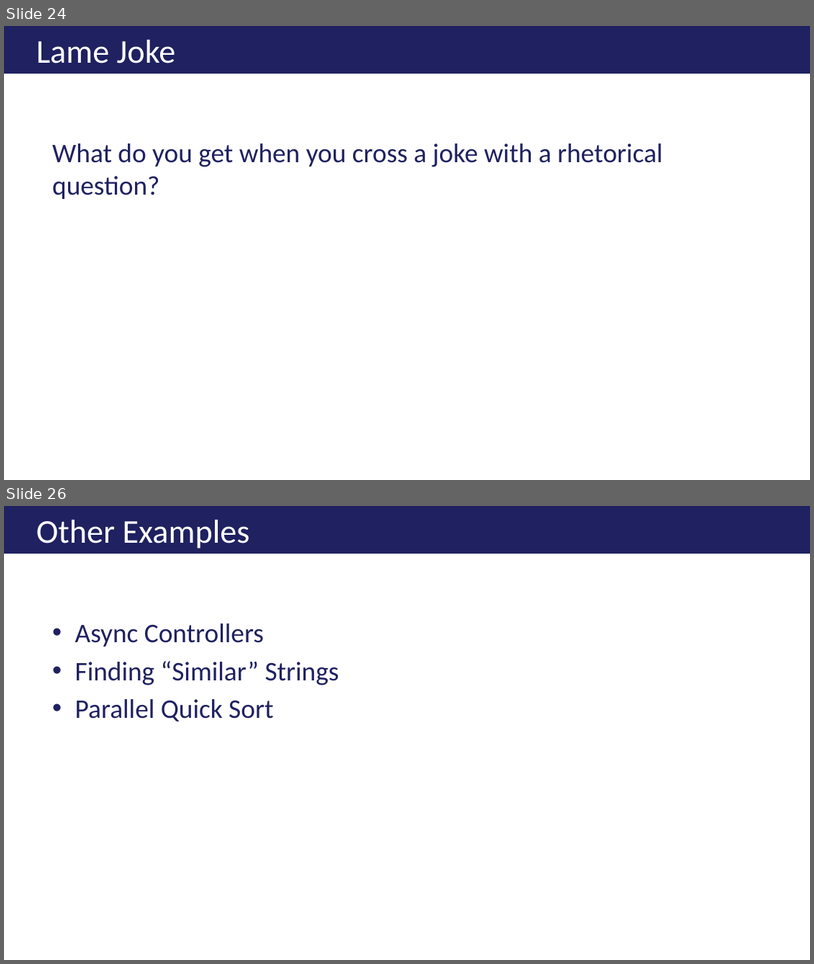
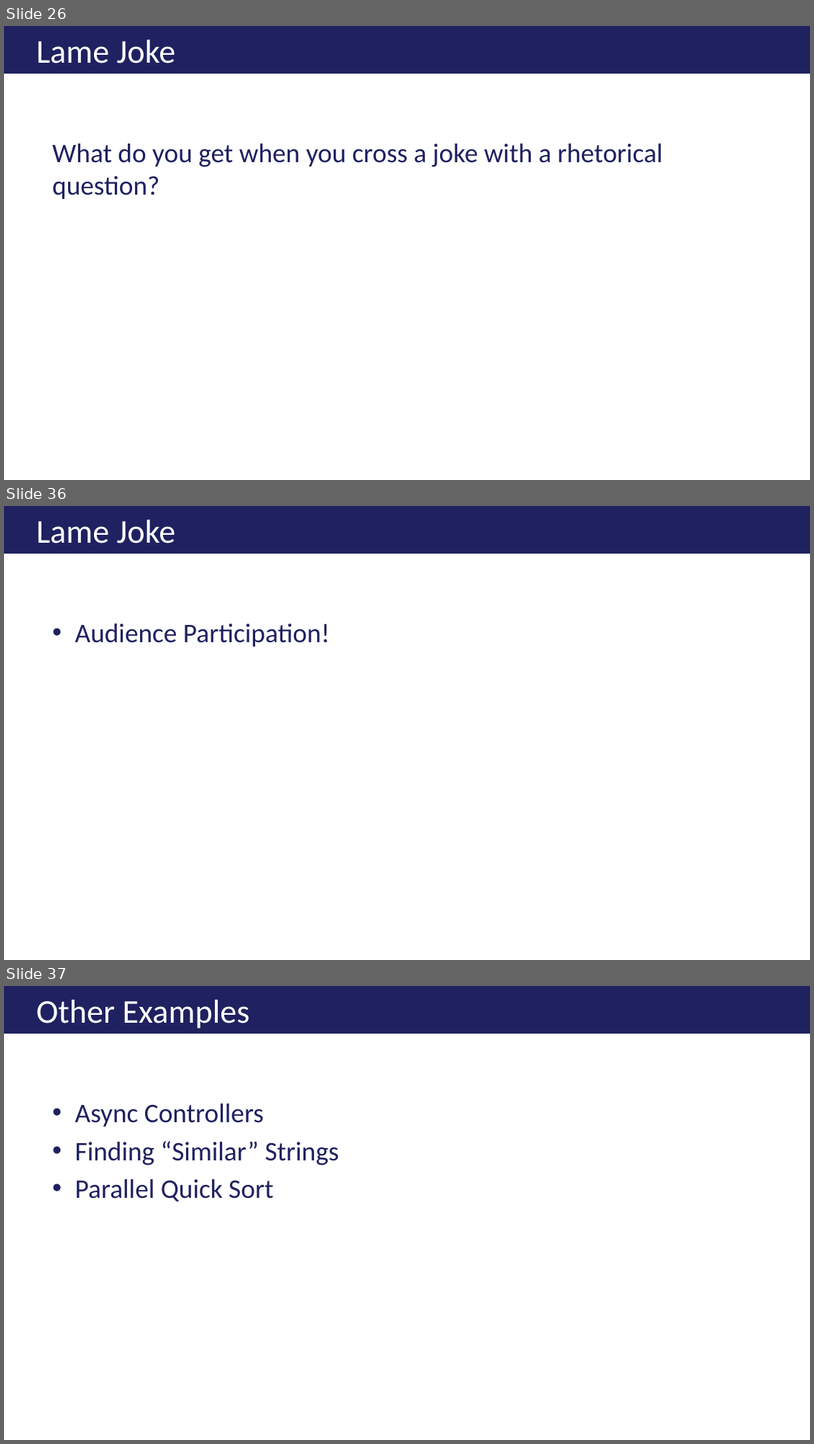
Before and after one commit to ericburcham/THasyINKnc, a slide deck: Presentation/THasINKync.pptx. Shown one above the other, each under a label of ours: slides 24 and 26 before the commit, slides 26, 36 and 37 after it; the slides between them are not shown. The pictures are 814x964 and 814x1444 pixels, drawn with LibreOffice and Linux fonts; fonts in the diff are those of the drawing; background and template pictures are left out. Boxes give left, top, right and bottom in pixels: in the first picture for what was removed or moved away, otherwise in the second. Text is boxed around its words. In the diff, an @@ line names an element or a change of style, - is before the commit and + after.

```diff
--- a/Presentation/THasINKync.pptx
+++ b/Presentation/THasINKync.pptx
@@ slide 36 added at (4, 506, 810, 960), background #FFFFFF @@
@@ title added at (4, 506, 810, 554), fill #1F2160, 29.7 pt, text #FFFFFF @@
+Lame Joke
@@ text added at (75, 623, 330, 646), 24 pt, text #1F2160 @@
+• Audience Participation!
@@ what was slide 24 is now slide 26 @@
@@ what was slide 26 is now slide 37 @@
```
Also in this commit, not shown: 4 slides changed, 10 other slides added, 1 other file.
